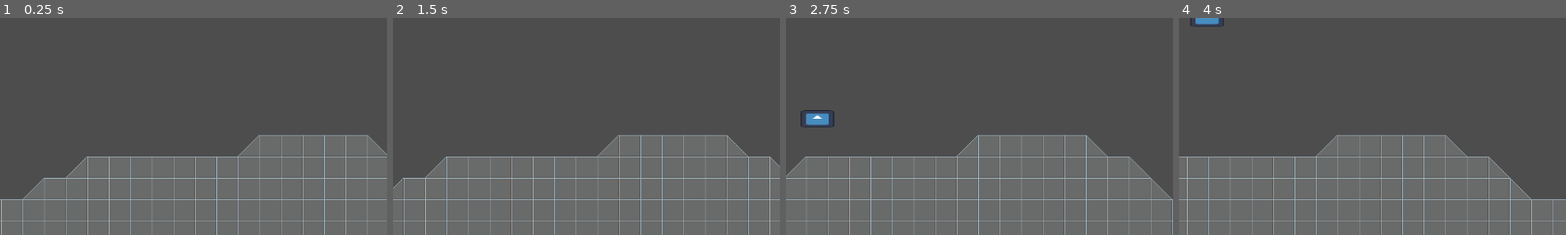
Above: before the commit, frames 1-4 (left to right).
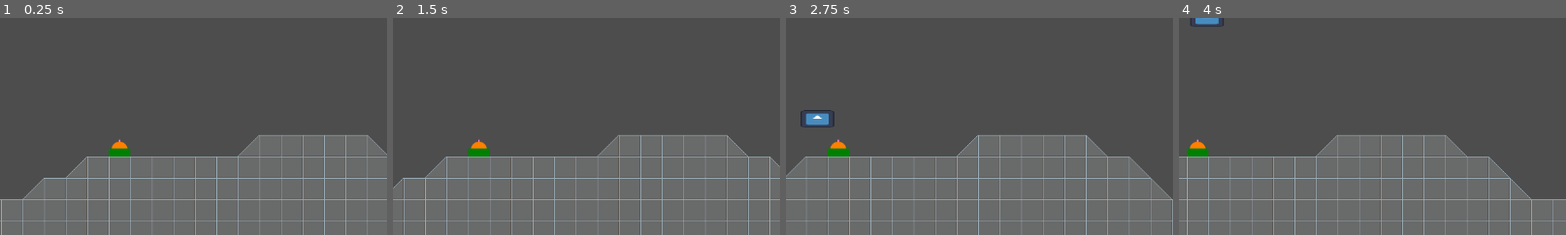
Above: after the commit, the same moments.

Repository: claesrosell/simple-shootemup
Game: Godot game, scene res://game.tscn
Two runs of this game, one before a commit and one after it. Both use one fixed random seed, a clock stepped at 60 frames per second and the inputs below. The engine's default icon, where the game draws it, is replaced by a stand-in: a white triangle on a blue panel in a dark square.
Inputs:
- Up to frame 1 (0.25 s): no input
- Up to frame 2 (1.5 s): tap Enter (ui_accept) at 0.5, 0.77 s; hold Right (ui_right) 0.53-1.28 s; hold Down (ui_down) from 1.28 s (still down)
- Up to frame 3 (2.75 s): tap Enter (ui_accept) at 1.52 s; release Down (ui_down) at 2.03 s; hold Right (ui_right) from 2.03 s (still down)
- Up to frame 4 (4 s): release Right (ui_right) at 2.78 s; hold Up (ui_up) 2.78-3.53 s; tap Enter (ui_accept) at 3.02, 3.77 s; hold Left (ui_left) from 3.53 s (still down)
The pictures show only the part of the screen within x 39-89%, y 50-100%; the shares and areas given below are measured in that part.

The runs differ from the first frame. In frame 1, 0.3% of the frame differs, in the area x 28-34%, y 55-64%; in frame 2, 0.3%, in the area x 19-26%, y 55-64%; in frame 3, 0.3%; in frame 4, 0.3%.

Commit message:
Initial scene structure for the Turret
Simple graphics and initial structure, no code yet.

Diff:
--- /dev/null
+++ b/art/turret/turret-32x32.svg
@@ -0,0 +1,83 @@
+<?xml version="1.0" encoding="UTF-8" standalone="no"?>
+<!-- Created with Inkscape (http://www.inkscape.org/) -->
+
+<svg
+   width="32"
+   height="32"
+   viewBox="0 0 8.4666665 8.4666666"
+   version="1.1"
+   id="svg1"
+   inkscape:version="1.4.3 (0d15f75042, 2025-12-25)"
+   sodipodi:docname="turret-32x32.svg"
+   inkscape:export-filename="turret-32x32.png"
+   inkscape:export-xdpi="96"
+   inkscape:export-ydpi="96"
+   xmlns:inkscape="http://www.inkscape.org/namespaces/inkscape"
+   xmlns:sodipodi="http://sodipodi.sourceforge.net/DTD/sodipodi-0.dtd"
+   xmlns="http://www.w3.org/2000/svg"
+   xmlns:svg="http://www.w3.org/2000/svg">
+  <sodipodi:namedview
+     id="namedview1"
+     pagecolor="#ffffff"
+     bordercolor="#000000"
+     borderopacity="0.25"
+     inkscape:showpageshadow="2"
+     inkscape:pageopacity="0.0"
+     inkscape:pagecheckerboard="true"
+     inkscape:deskcolor="#d1d1d1"
+     inkscape:document-units="mm"
+     showgrid="true"
+     inkscape:zoom="28.963094"
+     inkscape:cx="12.912985"
+     inkscape:cy="14.708374"
+     inkscape:window-width="2560"
+     inkscape:window-height="1371"
+     inkscape:window-x="0"
+     inkscape:window-y="0"
+     inkscape:window-maximized="1"
+     inkscape:current-layer="layer1">
+    <inkscape:grid
+       id="grid8"
+       units="px"
+       originx="0"
+       originy="0"
+       spacingx="0.26458333"
+       spacingy="0.26458333"
+       empcolor="#0099e5"
+       empopacity="0.30196078"
+       color="#0099e5"
+       opacity="0.14901961"
+       empspacing="4"
+       enabled="true"
+       visible="true" />
+  </sodipodi:namedview>
+  <defs
+     id="defs1" />
+  <g
+     inkscape:label="Layer 1"
+     inkscape:groupmode="layer"
+     id="layer1">
+    <path
+       id="path8"
+       style="fill:#ff8000;fill-opacity:1;stroke-width:0.264583"
+       d="M 4.2333333,2.6458333 C 2.6840419,2.6458499 1.3609903,3.7640448 1.1027751,5.2916667 H 7.3638916 C 7.1056764,3.7640447 5.7826248,2.6458499 4.2333333,2.6458333 Z"
+       sodipodi:nodetypes="cccc" />
+    <rect
+       style="fill:#008000;fill-opacity:1;stroke-width:0.264246"
+       id="rect8"
+       width="8.4666662"
+       height="3.175"
+       x="0"
+       y="5.2916665" />
+    <rect
+       style="fill:#ff80e9;fill-opacity:1;stroke-width:0.573841"
+       id="rect9"
+       width="0.52916664"
+       height="4.7624998"
+       x="-1.0583333"
+       y="0"
+       inkscape:export-filename="turret-pipe-2x18.png"
+       inkscape:export-xdpi="96"
+       inkscape:export-ydpi="96" />
+  </g>
+</svg>
--- a/game.tscn
+++ b/game.tscn
@@ -1,6 +1,7 @@
-[gd_scene load_steps=5 format=3 uid="uid://tx5m0wg5s6or"]
+[gd_scene load_steps=6 format=3 uid="uid://tx5m0wg5s6or"]
 
 [ext_resource type="PackedScene" uid="uid://dhwbe0w7hqs7i" path="res://enemy.tscn" id="1_e2o6t"]
+[ext_resource type="PackedScene" uid="uid://dvrvgx84yk3wy" path="res://turret.tscn" id="2_7jktm"]
 [ext_resource type="PackedScene" uid="uid://c0uweha1nh5uy" path="res://level.tscn" id="2_feb5d"]
 [ext_resource type="Script" uid="uid://ddrmmsvvsx3ww" path="res://camera_2d.gd" id="3_feb5d"]
 [ext_resource type="PackedScene" uid="uid://bken1xn8w0mgd" path="res://hero.tscn" id="4_fc0e3"]
@@ -12,6 +13,9 @@
 [node name="Enemy" parent="Enemies" instance=ExtResource("1_e2o6t")]
 position = Vector2(770, 293)
 
+[node name="Turret" parent="Enemies" instance=ExtResource("2_7jktm")]
+position = Vector2(592, 528)
+
 [node name="Level" parent="." instance=ExtResource("2_feb5d")]
 
 [node name="Camera2D" type="Camera2D" parent="."]
--- /dev/null
+++ b/turret.tscn
@@ -0,0 +1,22 @@
+[gd_scene load_steps=4 format=3 uid="uid://dvrvgx84yk3wy"]
+
+[ext_resource type="Texture2D" uid="uid://d23mhh5b4ofra" path="res://art/turret/turret-32x32.png" id="1_3oylf"]
+[ext_resource type="Texture2D" uid="uid://dmajulwws0xjc" path="res://art/turret/turret-pipe-2x18.png" id="2_tjdg3"]
+
+[sub_resource type="RectangleShape2D" id="RectangleShape2D_tjdg3"]
+size = Vector2(32, 25)
+
+[node name="Turret" type="Area2D"]
+
+[node name="PipeSprite" type="Sprite2D" parent="."]
+texture = ExtResource("2_tjdg3")
+
+[node name="TurretSprite" type="Sprite2D" parent="."]
+texture = ExtResource("1_3oylf")
+
+[node name="AnimationPlayer" type="AnimationPlayer" parent="."]
+root_node = NodePath("../TurretSprite")
+
+[node name="CollisionShape2D" type="CollisionShape2D" parent="."]
+position = Vector2(0, 3.5)
+shape = SubResource("RectangleShape2D_tjdg3")
Binary file added: art/turret/turret-32x32.png
Not shown, added: art/turret/turret-32x32.png.import
Not shown, added: art/turret/turret-32x32.svg.import
Binary file added: art/turret/turret-pipe-2x18.png
Not shown, added: art/turret/turret-pipe-2x18.png.import
